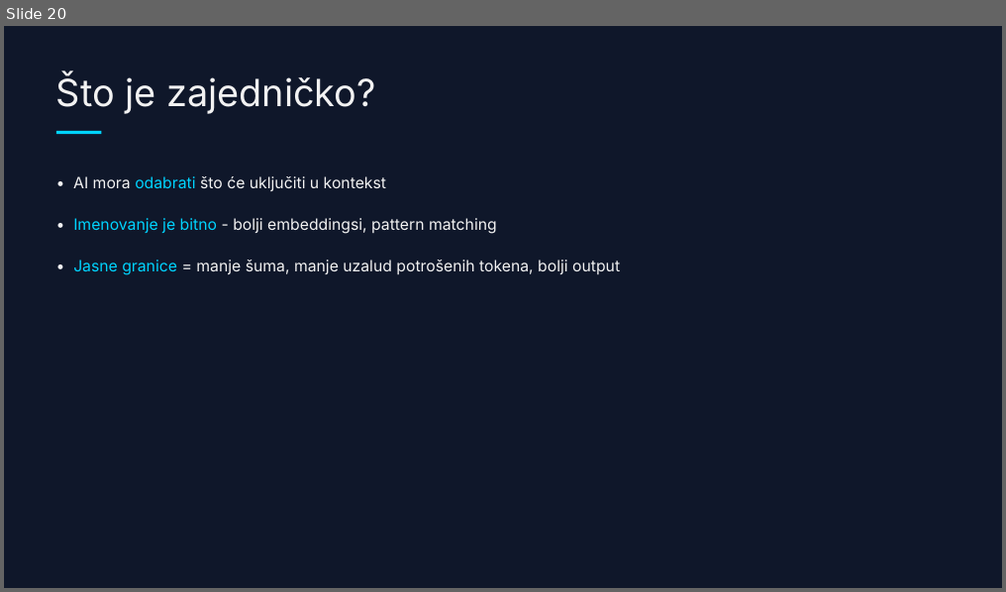
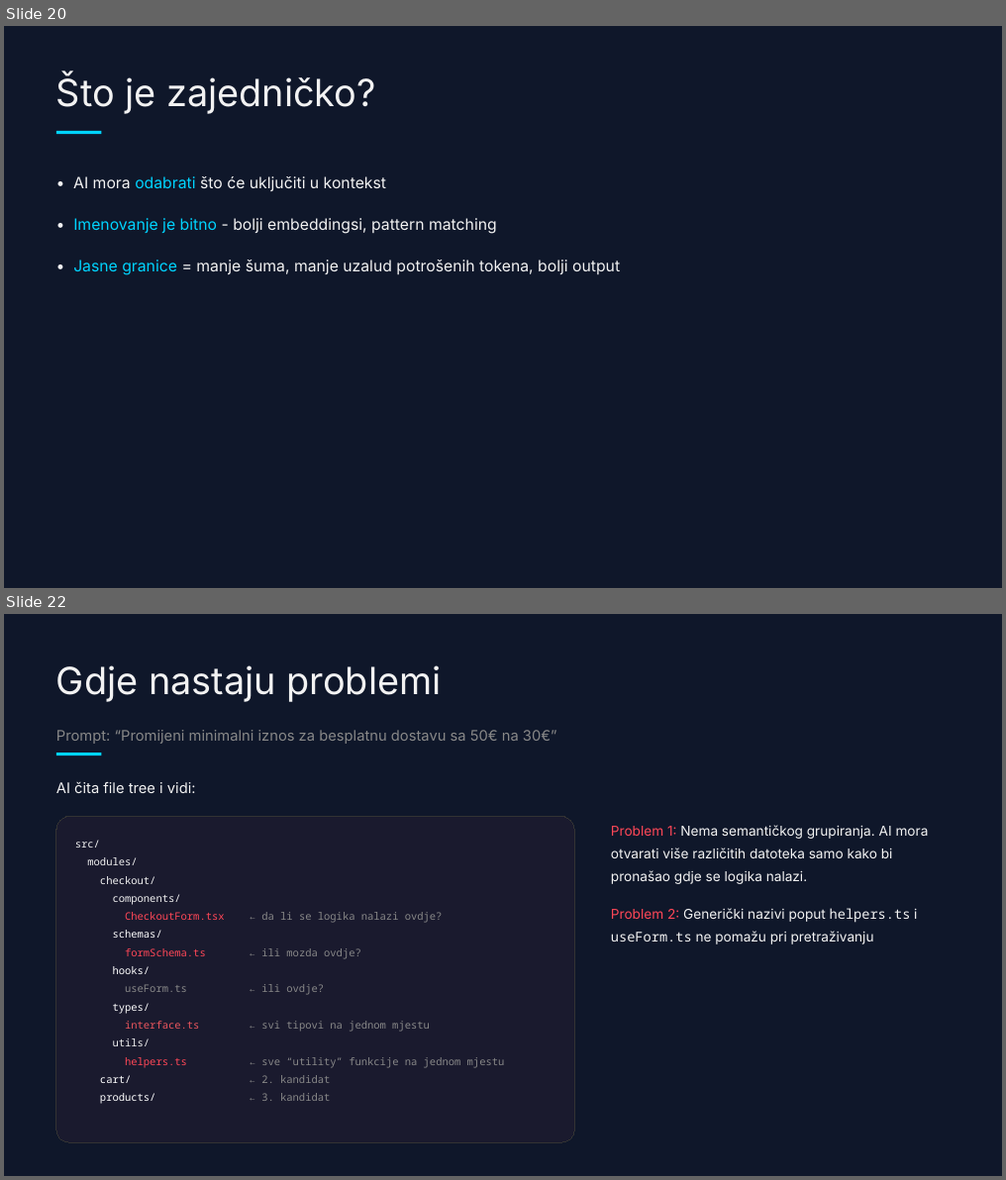
Before and after one commit to doksara/debug-presentation, a slide deck: frontend-arhitektura--dark-tech-with-fsd.pptx. Shown one above the other, each under a label of ours: slide 20 before the commit, slides 20 and 22 after it; the slides between them are not shown. The pictures are 1006x592 and 1006x1180 pixels, drawn with LibreOffice and Linux fonts; fonts in the diff are those of the drawing. Boxes give left, top, right and bottom in pixels: in the first picture for what was removed or moved away, otherwise in the second. Text is boxed around its words. In the diff, an @@ line names an element or a change of style, - is before the commit and + after.

```diff
--- a/frontend-arhitektura--dark-tech-with-fsd.pptx
+++ b/frontend-arhitektura--dark-tech-with-fsd.pptx
@@ slide 22 added at [4,614,1002,1176], background #0F172A @@
@@ text added at [56,665,442,702], 36 pt, text #F2F2F2 @@
+Gdje nastaju problemi
@@ text added at [56,730,557,744], 14 pt, text #888888 @@
+Prompt: “Promijeni minimalni iznos za besplatnu dostavu sa 50€ na 30€”
@@ rectangle added at [56,753,101,756], fill #00D4FF @@
@@ text added at [56,781,196,793], 14 pt, text #F2F2F2 @@
+AI čita file tree i vidi:
@@ rounded rectangle added at [56,816,574,1143], fill #1A1A2E, outline #333333 0.75 pt @@
@@ text added at [75,840,505,1104], 10 pt, text #888888 @@
+src/
+modules/
+checkout/
+components/
+CheckoutForm.tsx ← da li se logika nalazi ovdje?
+schemas/
+formSchema.ts ← ili mozda ovdje?
+hooks/
+  useForm.ts ← ili ovdje?
+  types/
+  interface.ts ← svi tipovi na jednom mjestu
+utils/
+helpers.ts ← sve “utility” funkcije na jednom mjestu
+cart/ ← 2. kandidat
+products/ ← 3. kandidat
@@ text added at [611,825,929,945], 13 pt, text #F2F2F2 @@
+Problem 1: Nema semantičkog grupiranja. AI mora otvarati više različitih datoteka samo kako bi pronašao gdje se logika nalazi.
+Problem 2: Generički nazivi poput helpers.ts i useForm.ts ne pomažu pri pretraživanju
```
Also in this commit, not shown: 3 slides changed, 5 other slides added, 1 slide removed, 4 other files.
